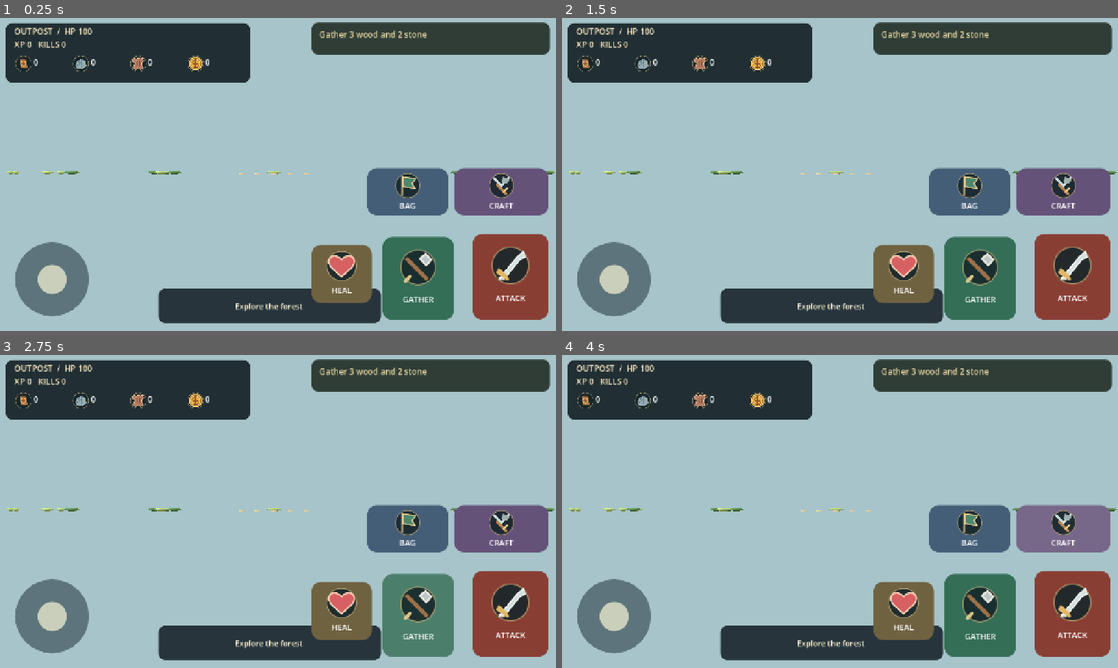
Above: before the commit, frames 1-4 (two rows, left to right).
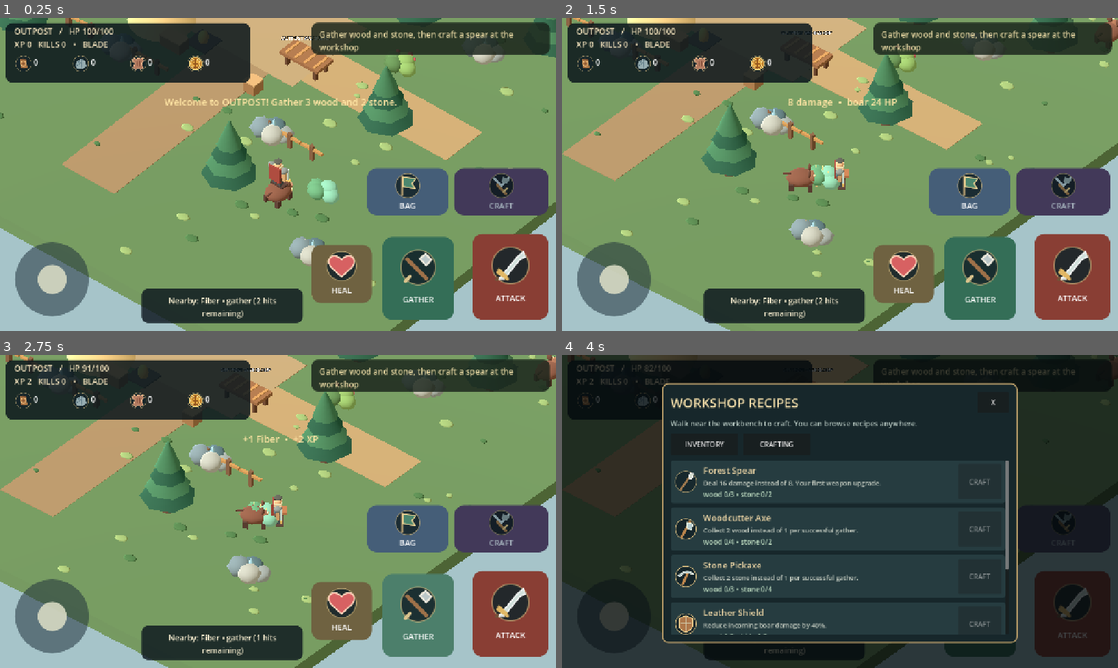
Above: after the commit, the same moments.

Repository: Smurfis/outpost-rpg
Game: Godot game, scene res://scenes/main.tscn
The game is run twice, just before and just after one commit, with the same random seed, the same clock (stepped at 60 frames per second) and the same inputs.
Inputs (mouse positions are in pixels of both pictures, inside the frame that each line leads up to):
- Up to frame 1 (0.25 s): no input
- Up to frame 2 (1.5 s): move the mouse to (962, 158) at 0.52 s; hold D (outpost_right) 0.53-1.25 s; hold F (outpost_attack) 0.53-1.25 s; click (962, 158) at 0.67 s; tap Space at 0.77 s; drag from (728, 190) to (812, 237) at 1.27 s
- Up to frame 3 (2.75 s): click "GATHER" at 2 s
- Up to frame 4 (4 s): click "ATTACK" at 2.75 s; click "CRAFT" at 3.5 s

The runs differ from the first frame. In frame 1, 67% of the frame differs, in the area x 0-100%, y 0-100%; in frame 2, 66%; in frame 3, 66%; in frame 4, 95%.
Error before the commit: Parse Error: Function "sinf()" not found in base self. (res://scripts/player.gd:109)

Commit message:
fix: Godot math functions, movement modal, bench range and HUD spacing; add CI smoke check

Diff:
--- a/scripts/game.gd
+++ b/scripts/game.gd
@@ -281,7 +281,7 @@
 	return best
 
 func near_workshop() -> bool:
-	return hero != null and hero.global_position.distance_to(workshop) < 4.2
+	return hero != null and hero.global_position.distance_to(workshop) < 3.0
 
 func gather() -> void:
 	if gather_delay > 0.0:
--- a/scripts/hud.gd
+++ b/scripts/hud.gd
@@ -43,8 +43,8 @@
 		start_x += 0.103
 	_panel(0.56, 0.015, 0.989, 0.116, Color(0.10, 0.14, 0.105, 0.84))
 	quest = _label("Gather 3 wood and 2 stone", 19, Color("e7d7a2"), 0.574, 0.033, 0.970, 0.102)
-	_panel(0.285, 0.865, 0.685, 0.974, Color(0.05, 0.09, 0.12, 0.83))
-	hint = _label("Explore the forest", 18, Color("f9efd1"), 0.297, 0.885, 0.671, 0.958)
+	_panel(0.255, 0.865, 0.545, 0.974, Color(0.05, 0.09, 0.12, 0.83))
+	hint = _label("Explore the forest", 18, Color("f9efd1"), 0.266, 0.885, 0.536, 0.958)
 	hint.horizontal_alignment = HORIZONTAL_ALIGNMENT_CENTER
 	hint.vertical_alignment = VERTICAL_ALIGNMENT_CENTER
 	toast_label = _label("", 22, Color("ffe5a4"), 0.26, 0.21, 0.75, 0.33)
--- a/scripts/player.gd
+++ b/scripts/player.gd
@@ -89,7 +89,9 @@
 
 func _physics_process(delta: float) -> void:
 	elapsed += delta
-	var control := Input.get_vector("outpost_left", "outpost_right", "outpost_up", "outpost_down")
+	var control: Vector2 = Input.get_vector("outpost_left", "outpost_right", "outpost_up", "outpost_down")
+	if game.menu != null and game.menu.visible:
+		control = Vector2.ZERO
 	if hud != null and hud.move_vector.length() > 0.12:
 		control = hud.move_vector
 	var forward := -camera.global_transform.basis.z
@@ -106,12 +108,12 @@
 	if direction.length() > 0.05:
 		visual.rotation.y = lerp_angle(visual.rotation.y, atan2(-direction.x, -direction.z), minf(delta * 12.0, 1.0))
 		walking_phase += delta * 11.0
-		visual.position.y = absf(sinf(walking_phase)) * 0.065
+		visual.position.y = absf(sin(walking_phase)) * 0.065
 	else:
 		visual.position.y = lerpf(visual.position.y, 0.0, minf(delta * 9.0, 1.0))
 	strike_phase = maxf(0.0, strike_phase - delta * 3.4)
 	if blade != null:
-		blade.rotation.x = sinf(strike_phase * PI) * -1.7
+		blade.rotation.x = sin(strike_phase * PI) * -1.7
 	if elapsed - last_hit > 6.0:
 		health = minf(100.0, health + delta * 2.0)
 
Not shown, changed: docs/CHANGELOG.md
